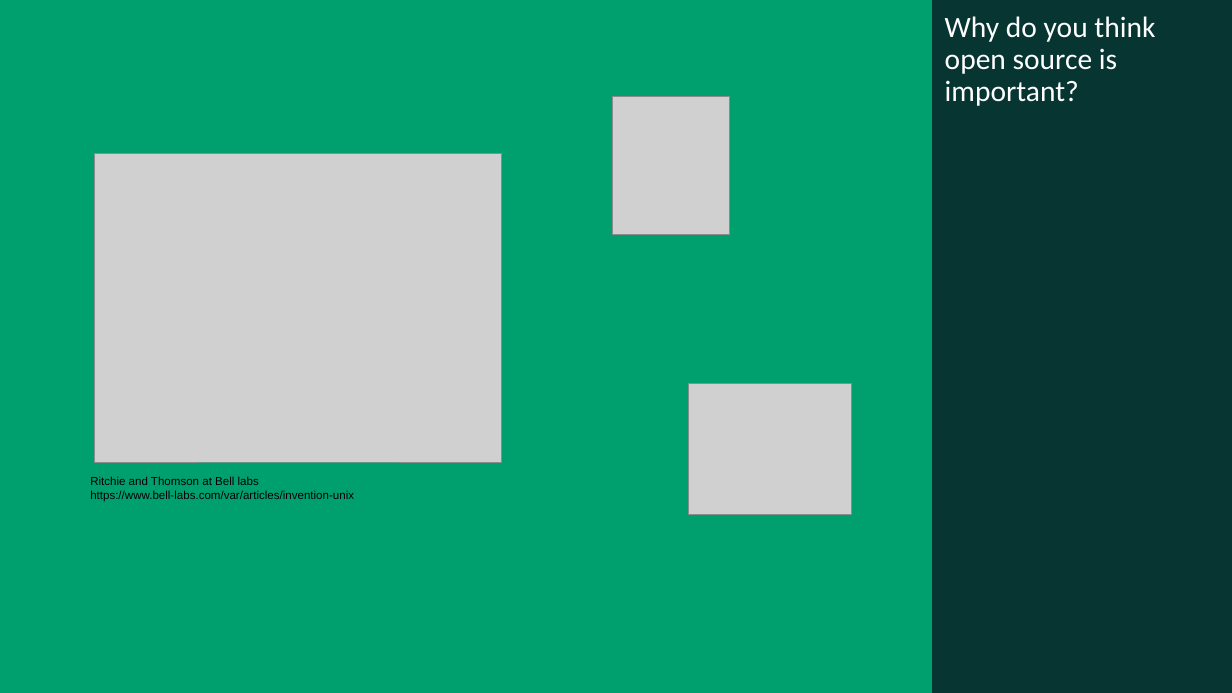
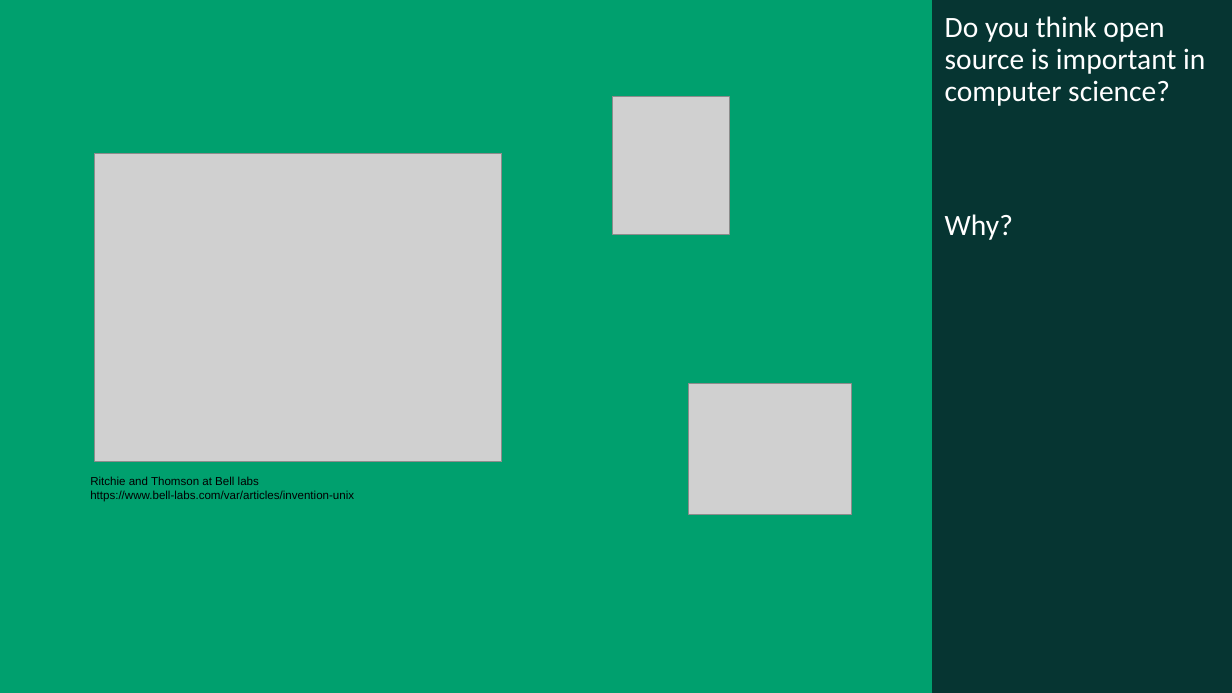
Before and after one commit to roehampton/module-content, a slide deck: slide 5 of digital-literacy/week-02/seminar/week-2-OS-seminar-discussion.pptx. Drawn at 1232x693 pixels with LibreOffice and Linux fonts; fonts in the diff are those of the drawing; grey boxes stand for pictures. Boxes give left, top, right and bottom in pixels: in the first picture for what was removed or moved away, otherwise in the second. Text is boxed around its words. In the diff, an @@ line names an element or a change of style, - is before the commit and + after.

```diff
--- a/digital-literacy/week-02/seminar/week-2-OS-seminar-discussion.pptx
+++ b/digital-literacy/week-02/seminar/week-2-OS-seminar-discussion.pptx
@@ text in rectangle at <box>945,16,1205,240</box>: text changed @@
-Why do you think open source is important?
+Do you think open source is important in computer science?
+Why?
```
Also in this commit, not shown: 2 other slides changed.
